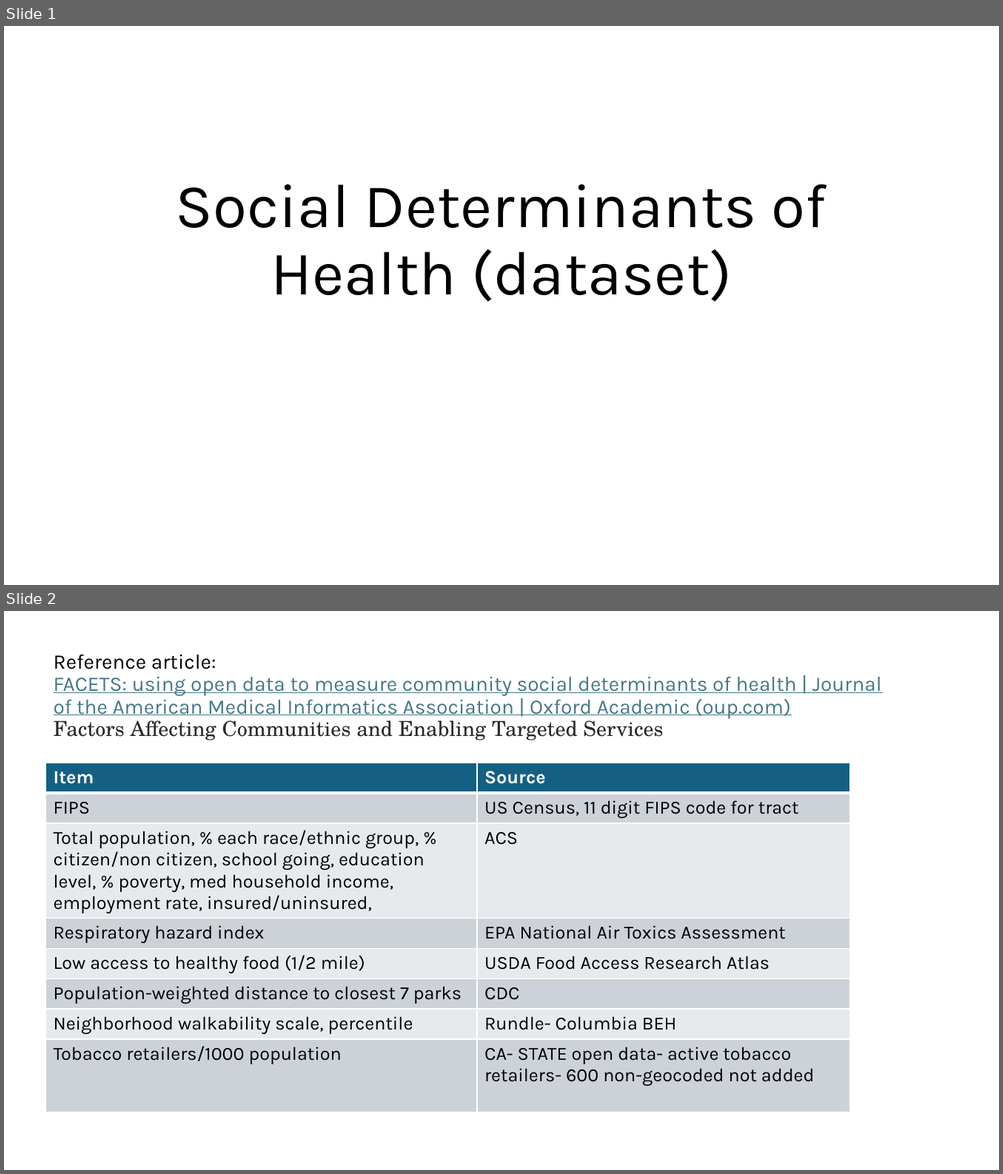
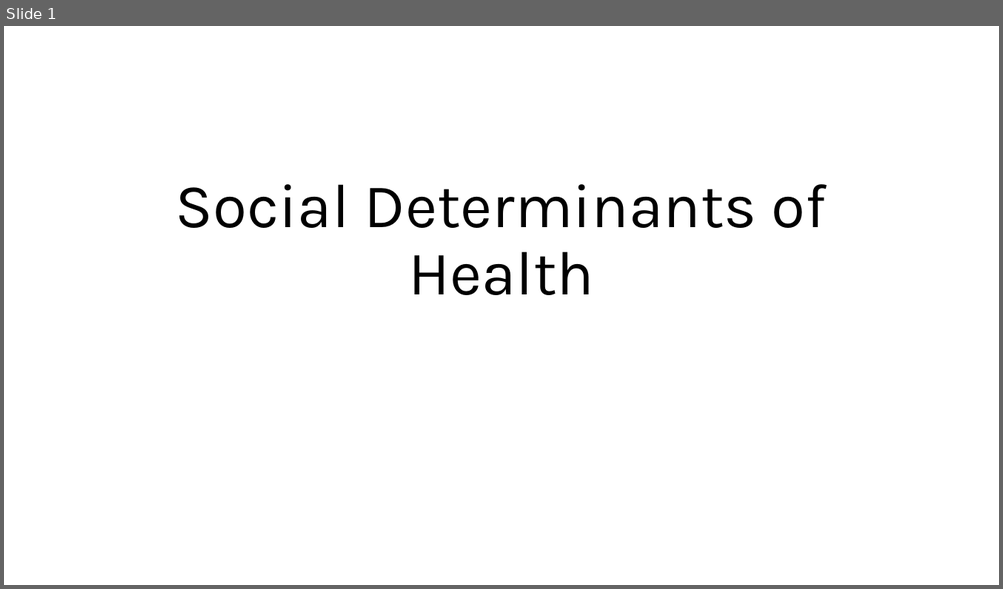
Before and after one commit to r-buch/social-covid, a slide deck: SDOH_Datasets.pptx. Shown one above the other, each under a label of ours: slides 1 and 2 before the commit, slide 1 after it. The pictures are 1003x1174 and 1003x589 pixels, drawn with LibreOffice and Linux fonts; fonts in the diff are those of the drawing. Boxes give left, top, right and bottom in pixels: in the first picture for what was removed or moved away, otherwise in the second. Text is boxed around its words. In the diff, an @@ line names an element or a change of style, - is before the commit and + after.

```diff
--- a/SDOH_Datasets.pptx
+++ b/SDOH_Datasets.pptx
@@ slide 2 removed at [4, 611, 999, 1170], background #FFFFFF @@
@@ title removed at [54, 654, 882, 741] @@
-Reference article:
-FACETS: using open data to measure community social determinants of health | Journal of the American Medical Informatics Association | Oxford Academic (oup.com)
-Factors Affecting Communities and Enabling Targeted Services
@@ table removed at [45, 763, 849, 1116], 8 rows, 2 columns @@
-Item | Source
-FIPS | US Census, 11 digit FIPS code for tract
-Total population, % each race/ethnic group, % citizen/non citizen, school going, education level, % poverty, med household income, employment rate, insured/uninsured, | ACS
-Respiratory hazard index | EPA National Air Toxics Assessment
-Low access to healthy food (1/2 mile) | USDA Food Access Research Atlas
-Population-weighted distance to closest 7 parks | CDC
-Neighborhood walkability scale, percentile | Rundle- Columbia BEH
-Tobacco retailers/1000 population | CA- STATE open data- active tobacco retailers- 600 non-geocoded not added
@@ slide 1 changed as well @@
@@ title at [176, 184, 827, 295]: text changed @@
-Social Determinants of Health (dataset)
+Social Determinants of Health
```
Also in this commit, not shown: 3 other slides changed, 2 slides added, 3 other slides removed.
